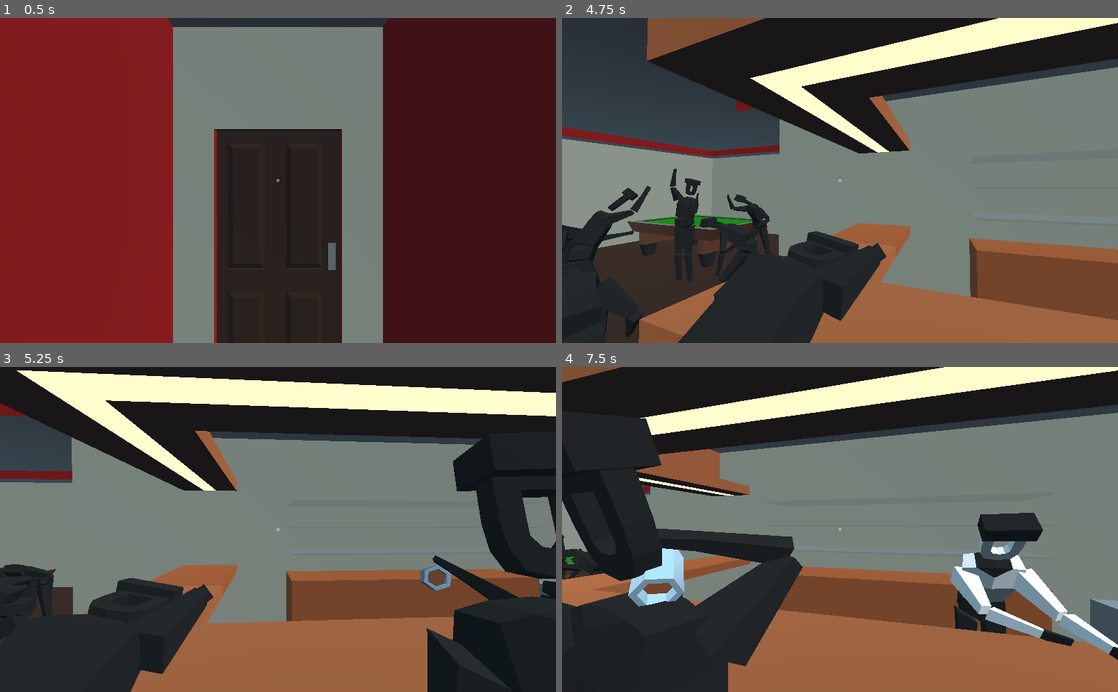
Above: before the commit, frames 1-4 (two rows, left to right).
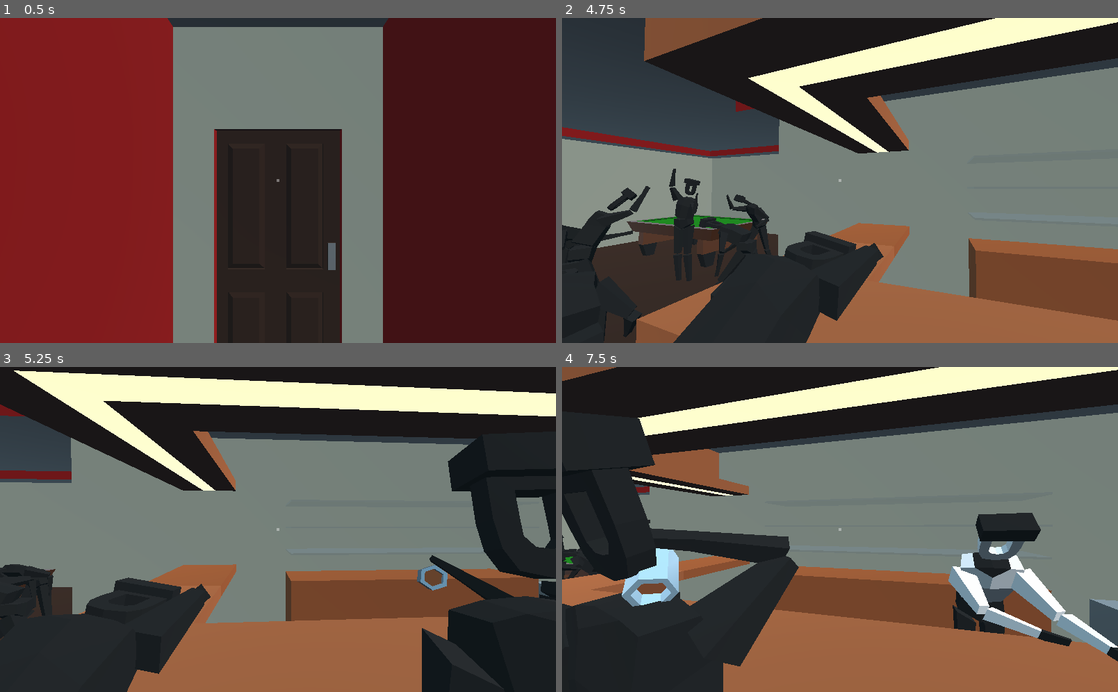
Above: after the commit, the same moments.

Repository: Eptwalabha/ld47
Game: Godot game, scene res://scenes/Game.tscn
The game is run twice, just before and just after one commit, with the same random seed, the same clock (stepped at 60 frames per second) and the same inputs. Sound files missing from this copy of the repository are replaced by a short silence.
Inputs (mouse positions are in pixels of both pictures, inside the frame that each line leads up to):
- Up to frame 1 (0.5 s): no input
- Up to frame 2 (4.75 s): tap Enter at 0.5 s; move the mouse to (867, 180) at 0.52 s; hold W (move_forward) from 0.53 s (still down); tap E (context_action) every 0.75 s from 0.6 to 4.35 s; move the mouse to (812, 180) at 1.27 s; move the mouse to (851, 174) at 2.02 s; move the mouse to (834, 187) at 2.77 s; move the mouse to (878, 183) at 3.52 s; move the mouse to (795, 177) at 4.27 s
- Up to frame 3 (5.25 s): keep holding W (move_forward); move the mouse to (283, 529) at 5.02 s; tap E (context_action) at 5.1 s
- Up to frame 4 (7.5 s): move the mouse to (817, 523) at 5.77 s; release W (move_forward) at 5.78 s; hold Right (move_right) 5.78-6.53 s; tap E (context_action) at 5.85, 6.6, 7.35 s; move the mouse to (867, 529) at 6.52 s; hold W (move_forward) from 6.53 s (still down); move the mouse to (812, 529) at 7.27 s

Frame 1 is identical in both runs. In frame 2, 1.8% of the frame differs, in the area x 0-100%, y 0-100%; in frame 3, 2.8%; in frame 4, 3.3%.

Commit message:
bar - add key item

Diff:
--- a/autoload.gd
+++ b/autoload.gd
@@ -13,7 +13,7 @@
 var first_time : bool = true
 var using_controller : bool = false
 
-var drink_delay := 5.0
+var drink_delay := 20.0
 var flat_level := 0
 var drinking := false
 var phone_picked_up := false
@@ -21,8 +21,9 @@
 var friend_wants_to_go_home := false
 var door_found := false
 var key_found := false
-var missing_handle := false
+var key_inserted := false
 var valve_found := false
+var valve_inserted := false
 var road_tutorial := false
 
 func reset_game(level) -> void:
@@ -36,8 +37,9 @@
 			friend_wants_to_go_home = false
 			door_found = false
 			key_found = false
-			missing_handle = false
+			key_inserted = false
 			valve_found = false
+			valve_inserted = false
 		LEVEL.ROAD:
 			road_tutorial = false
 
@@ -67,8 +69,11 @@
 	},
 	'bar/friend_2': 'friend:dialog_2_03',
 	'bar/friend_3': 'friend:dialog_2_04',
-	'bar/bartender': {
-		'if_keys': 'bar_bartender_ask_keys',
-		'if_valve': 'bar_bartender_ask_valve',
-	}
+	'bar/bartender_key': 'bartender:dialog_02_bartender_01',
+	'bar/bartender_valve': {
+		'text': [
+			'bartender:dialog_02_bartender_02',
+			'bartender:dialog_02_bartender_03',
+		],
+	},
 }
--- a/scenes/Game.gd
+++ b/scenes/Game.gd
@@ -127,16 +127,20 @@
 				dialog_id = "bar/friend_2"
 			else:
 				dialog_id = "bar/friend_3"
-				if not Data.valve_found:
-					$Map/Bar.enable_item($Map/Bar.ITEMS.VALVE, true)
+				if not Data.key_found:
+					$Map/Bar.enable_item($Map/Bar.ITEMS.KEY, true)
 		"bar/bartender":
 			pass
 		_:
 			print("request dialog %s" % dialog_id)
 	display_dialog(dialog_id)
 
-func _on_Bar_door_interacted_with(door) -> void:
-	door.toggle()
+func _on_Bar_door_interacted_with(door: Door) -> void:
+	match door.id:
+		'exit-door':
+			print("oops")
+		'toilet-door':
+			door.toggle()
 
 func _on_window_triggered(window_trigger: WindowTrigger) -> void:
 	move_through(window_trigger)
@@ -194,7 +198,13 @@
 
 func _on_Bar_item_picked_up(item) -> void:
 	match item.id:
+		'key':
+			Data.key_found = true
+			$Map/Bar.enable_item($Map/Bar.ITEMS.KEY, false)
+			$Map/Bar.enable_item($Map/Bar.ITEMS.VALVE, true)
+			display_dialog('key_found')
 		'valve':
 			Data.valve_found = true
 			$Map/Bar.enable_item($Map/Bar.ITEMS.VALVE, false)
 			Data.drinking = false
+			$Map/Bar.close_bar()
--- a/scenes/Game.tscn
+++ b/scenes/Game.tscn
@@ -31,6 +31,7 @@
 [ext_resource path="res://scenes/core/player_states/PlayerStateAnimation.gd" type="Script" id=29]
 [ext_resource path="res://scenes/location/StartChapter.tscn" type="PackedScene" id=30]
 [ext_resource path="res://scenes/props/Valve.tscn" type="PackedScene" id=31]
+[ext_resource path="res://scenes/props/Key.tscn" type="PackedScene" id=32]
 
 [sub_resource type="BoxShape" id=1]
 extents = Vector3( 1.02594, 0.91001, 1.07202 )
@@ -173,6 +174,9 @@
 [node name="RestroomLocationReverse" parent="Map/Bar" instance=ExtResource( 3 )]
 transform = Transform( 1, 0, 0, 0, 1, 0, 0, 0, -1, 0, 0, 0 )
 
+[node name="Key" parent="Map/Bar" instance=ExtResource( 32 )]
+transform = Transform( -0.897435, 0.0383794, -0.439473, 0, 0.996208, 0.0869993, 0.441146, 0.0780763, -0.894033, -0.662619, 1.1245, -8.70608 )
+
 [node name="Valve" parent="Map/Bar" instance=ExtResource( 31 )]
 transform = Transform( 1.91069e-15, 4.37114e-08, -1, 1, -4.37114e-08, 0, -4.37114e-08, -1, -4.37114e-08, 3.30344, 1.56921, 3.55222 )
 
@@ -180,13 +184,12 @@
 
 [node name="Door" parent="Map/Bar/Pivot" instance=ExtResource( 1 )]
 transform = Transform( 1, 0, 0, 0, 1, 0, 0, 0, 1, -0.5, 0, -3.9 )
-id = "bar/door/bar"
+id = "toilet-door"
 max_angle = -95
 
-[node name="Door2" parent="Map/Bar/Pivot" instance=ExtResource( 1 )]
+[node name="ExitDoor" parent="Map/Bar/Pivot" instance=ExtResource( 1 )]
 transform = Transform( -4.37114e-08, 0, 1, 0, 1, 0, -1, 0, -4.37114e-08, -8.30963, -9.53674e-07, -8.23337 )
-id = "bar/door/bar"
-max_angle = -95
+id = "exit-door"
 
 [node name="BarLocation" parent="Map/Bar/Pivot" instance=ExtResource( 2 )]
 
@@ -383,9 +386,10 @@
 [connection signal="window_triggered" from="Map/Bar" to="." method="_on_window_triggered"]
 [connection signal="went_through" from="Map/Bar/RestroomLocation/WindowGirl" to="Map/Bar" method="_on_ToiletWindow_went_through"]
 [connection signal="went_through" from="Map/Bar/RestroomLocation/WindowBoy" to="Map/Bar" method="_on_ToiletWindow_went_through"]
+[connection signal="picked_up" from="Map/Bar/Key" to="Map/Bar" method="_on_Key_picked_up"]
 [connection signal="picked_up" from="Map/Bar/Valve" to="Map/Bar" method="_on_Valve_picked_up"]
 [connection signal="interacted_with" from="Map/Bar/Pivot/Door" to="Map/Bar" method="_on_Door_interacted_with"]
-[connection signal="interacted_with" from="Map/Bar/Pivot/Door2" to="Map/Bar" method="_on_Door_interacted_with"]
+[connection signal="interacted_with" from="Map/Bar/Pivot/ExitDoor" to="Map/Bar" method="_on_Door_interacted_with"]
 [connection signal="drink_ended" from="Player/Player" to="." method="_on_Player_drink_ended"]
 [connection signal="context_action_pressed" from="GameStates/FPS" to="." method="_on_FPS_context_action_pressed"]
 [connection signal="dialog_ended" from="GameStates/Dialog" to="." method="_on_Dialog_dialog_ended"]
--- a/scenes/chapters/bar/Bar.gd
+++ b/scenes/chapters/bar/Bar.gd
@@ -54,19 +54,24 @@
 
 func enable_item(what: int, enable: bool) -> void:
 	match what:
+		ITEMS.KEY:
+			$Key.set_active(enable)
 		ITEMS.VALVE:
 			$Valve.set_active(enable)
-		_:
-			pass
 
-func _on_Door_interacted_with() -> void:
-	emit_signal("door_interacted_with", restroom_door)
+func _on_Door_interacted_with(door: Door) -> void:
+	emit_signal("door_interacted_with", door)
 
 func show_restroom() -> void:
 	restroom_door.close()
 	_set_active($RestroomLocation, true)
 	_set_active($RestroomLocationReverse, true)
 	_set_active($BarStorageRoom, false)
+
+func close_bar() -> void:
+	enable_dialog(CHARACTERS.BARTENDER, false)
+	$Pivot/Bartender.visible = false
+	$Pivot/Dancers.visible = false
 
 func _set_active(location: Location, active: bool) -> void:
 	location.set_active(active)
@@ -80,3 +85,6 @@
 
 func _on_Valve_picked_up() -> void:
 	emit_signal("item_picked_up", $Valve)
+
+func _on_Key_picked_up() -> void:
+	emit_signal("item_picked_up", $Key)
--- a/scenes/chapters/flat/Flat.gd
+++ b/scenes/chapters/flat/Flat.gd
@@ -31,8 +31,8 @@
 	$BackStreetBuilding.translate(Vector3(0, delta_elevation, 0))
 	$Appartment/Window.set_active(level == 0 || level == 2)
 
-func _on_Door_interacted_with() -> void:
-	emit_signal("door_interacted_with", $Door)
+func _on_Door_interacted_with(door: Door) -> void:
+	emit_signal("door_interacted_with", door)
 
 func _on_Phone_picked_up() -> void:
 	$Appartment/Phone.hide()
--- a/scenes/props/Key.gd
+++ b/scenes/props/Key.gd
@@ -3,13 +3,14 @@
 
 signal picked_up
 
+var id : String = 'key'
+
 func reset() -> void:
-	display(false)
-
-func display(is_visible: bool) -> void:
-	visible = is_visible
-	$InteractTrigger.set_active(visible)
+	set_active(false)
 
 func _on_InteractTrigger_interacted_with() -> void:
 	emit_signal("picked_up")
-	display(false)
+
+func set_active(active) -> void:
+	visible = active
+	$InteractTrigger.set_active(active)
--- a/scenes/props/Key.tscn
+++ b/scenes/props/Key.tscn
@@ -14,7 +14,7 @@
 transform = Transform( 0.8, 0, 0, 0, 0.8, 0, 0, 0, 0.8, 0, 0, 0 )
 
 [node name="InteractTrigger" parent="." index="1" instance=ExtResource( 1 )]
-hover_key = "action_pick_up_key"
+id = "item/key"
 
 [node name="CollisionShape" type="CollisionShape" parent="InteractTrigger" index="0"]
 shape = SubResource( 1 )
--- a/scenes/props/Valve.gd
+++ b/scenes/props/Valve.gd
@@ -6,15 +6,10 @@
 var id : String = 'valve'
 
 func reset() -> void:
-	display(false)
-
-func display(is_visible: bool) -> void:
-	visible = is_visible
-	$InteractTrigger.set_active(visible)
+	set_active(false)
 
 func _on_InteractTrigger_interacted_with() -> void:
 	emit_signal("picked_up")
-	display(false)
 
 func set_active(active) -> void:
 	visible = active
--- a/scenes/props/Valve.tscn
+++ b/scenes/props/Valve.tscn
@@ -16,6 +16,7 @@
 
 [node name="InteractTrigger" parent="." index="1" instance=ExtResource( 3 )]
 transform = Transform( 1, 0, 0, 0, 1, 0, 0, 0, 1, 0, 0.0608134, 0 )
+id = "item/valve"
 
 [node name="CollisionShape" type="CollisionShape" parent="InteractTrigger" index="0"]
 shape = SubResource( 1 )
--- a/scenes/props/flat/Door.gd
+++ b/scenes/props/flat/Door.gd
@@ -1,7 +1,7 @@
 class_name Door
 extends Spatial
 
-signal interacted_with()
+signal interacted_with(door)
 
 onready var animation := $AnimationPlayer as AnimationPlayer
 onready var tween := $Tween as Tween
@@ -45,4 +45,4 @@
 		animation.play("opening")
 
 func _on_InteractTrigger_interacted_with() -> void:
-	emit_signal("interacted_with")
+	emit_signal("interacted_with", self)
Not shown: 1 places in scenes/Game.tscn that only renumber resources
